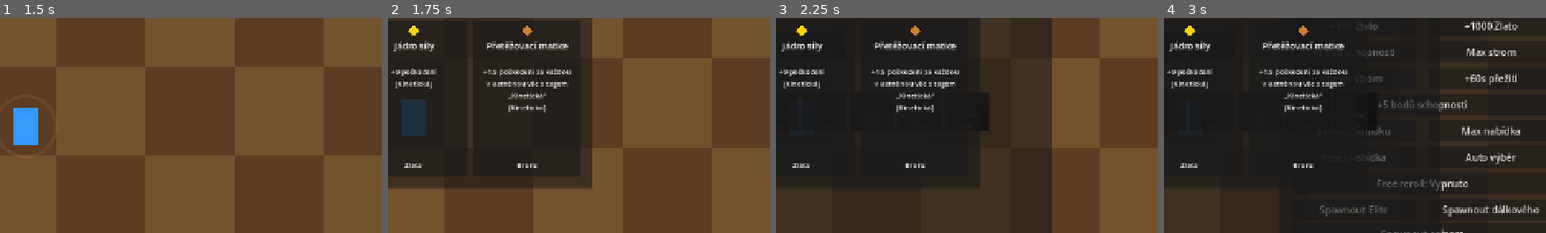
Above: before the commit, frames 1-4 (left to right).
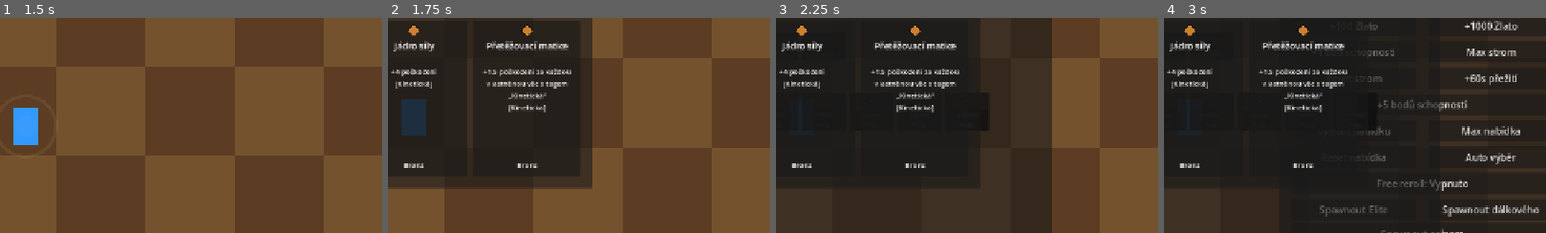
Above: after the commit, the same moments.

Repository: Wazzbi/auto-battler
Game: Godot game, scene res://scenes/ui/lobby.tscn
Same seed, same stepped clock (60 frames per second), same inputs: the game is played once before the commit and once after it. This scene is started directly instead of the project's main scene.
Inputs (mouse positions are % of the whole screen's width and height, from its top left):
- Up to frame 1 (1.5 s): click "Další běh" at 0.5 s; move the mouse to (72, 45) at 1.27 s; hold D (move_right) from 1.28 s (still down)
- Up to frame 2 (1.75 s): keep holding D (move_right)
- Up to frame 3 (2.25 s): release D (move_right) at 2 s; click (5, 8) at 2 s
- Up to frame 4 (3 s): click "Debug" at 2.75 s
The pictures show only the part of the screen within x 47-97%, y 34-84%; the shares and areas given below are measured in that part.

Frame 1 is identical in both runs. In frame 2, 0.2% of the frame differs, in the area x 2-10%, y 3-70%; in frame 3, 0.2%; in frame 4, 0.2%.

Commit message:
Obchod v lobby vždy dostupný, pryč nadbytečný odznáček na portrétu
Lobby už nečeká na GameManager.shop_available z proběhlého běhu -
_ensure_shop_offer() nabídku rovnou vygeneruje, pokud ještě žádná
neexistuje, takže záložka Obchod má vždy co nabídnout. Odstraněn i žlutý
odznáček s počtem bodů dovednosti na portrétu v HUD (Control/SkillPointBadge)
- hráč body dovednosti nemůže během běhu nijak utratit (jsou META, investují
se jen v lobby), takže odznáček jen matl bez jakékoliv navazující akce.

Co-Authored-By: Claude Sonnet 5 <noreply@anthropic.com>

Diff:
--- a/scenes/ui/hud.gd
+++ b/scenes/ui/hud.gd
@@ -42,15 +42,16 @@
 @onready var stat_armor: Label = $Control/CharacterPanel/InventoryTabContent/StatArmor
 @onready var stat_crit: Label = $Control/CharacterPanel/InventoryTabContent/StatCrit
 @onready var level_label: Label = $Control/LevelBadge/LevelLabel
-## Portrét je klikatelné tlačítko (viz "CharacterPanel" v CLAUDE.md) -
-## zbarví se žlutě, když čekají body schopnosti (_on_skill_points_changed()),
-## klik otevře CharacterPanel (Inventář/Dovednosti záložky). LevelBadge/
-## LevelLabel zůstávají samostatné sourozenecké uzly (ne děti Portrait),
-## překryté přes jeho roh - proto mají v hud.tscn mouse_filter = 2 (IGNORE),
-## ať klik na jejich malou plochu pořád propadne dolů na tlačítko Portrait.
+## Portrét je klikatelné tlačítko (viz "CharacterPanel" v CLAUDE.md) - klik
+## otevře CharacterPanel (Inventář). STALE (2026-09-28): dřív se žlutě
+## zbarvoval a nesl odznáček "+N" čekajících bodů dovednosti - odstraněno,
+## protože body dovednosti jsou od "Lobby a meta-progrese" META a hráč je
+## stejně nemůže během běhu utratit (portrét v běhu na ně nijak nereaguje),
+## takže odznáček jen matl. LevelBadge/LevelLabel zůstávají samostatné
+## sourozenecké uzly (ne děti Portrait), překryté přes jeho roh - proto mají
+## v hud.tscn mouse_filter = 2 (IGNORE), ať klik na jejich malou plochu pořád
+## propadne dolů na tlačítko Portrait.
 @onready var portrait_button: Button = $Control/Portrait
-@onready var skill_point_badge: ColorRect = $Control/SkillPointBadge
-@onready var skill_point_label: Label = $Control/SkillPointBadge/SkillPointLabel
 @onready var hp_bar: ProgressBar = $Control/HPBar
 @onready var hp_label: Label = $Control/HPBar/HPLabel
 @onready var hp_regen_label: Label = $Control/HPBar/RegenLabel
@@ -208,7 +209,6 @@
 	GameManager.scrap_changed.connect(_on_scrap_changed)
 	GameManager.xp_changed.connect(_on_xp_changed)
 	GameManager.level_changed.connect(_on_level_changed)
-	GameManager.skill_points_changed.connect(_on_skill_points_changed)
 	GameManager.ability_draft_ready.connect(_on_ability_draft_ready)
 	GameManager.ability_inventory_changed.connect(_on_ability_inventory_changed)
 	GameManager.shop_inventory_changed.connect(_on_shop_inventory_changed)
@@ -313,7 +313,7 @@
 
 ## Klik na portrét vždy otevře CharacterPanel (jen Inventář - staty + aktivní/
 ## sklad itemy). Dovednostní strom už tu není (přesunut do lobby, viz doc
-## komentář nad hud.gd) - žlutý odznáček zůstává čistě informativní.
+## komentář nad hud.gd).
 func _on_portrait_pressed() -> void:
 	_refresh_inventory_ui()
 	character_panel.show()
@@ -323,16 +323,6 @@
 func _on_character_panel_close_pressed() -> void:
 	character_panel.hide()
 	get_tree().paused = false
-
-
-## Reaguje na KAŽDOU změnu počtu čekajících META bodů dovednosti (meta
-## level-up i investování v lobby) - jen přebarví portrét a odznáček jako
-## passivní upozornění ("máš co investovat, až budeš v lobby"); klik na
-## portrét v běhu už žádnou investici neřeší (viz _on_portrait_pressed()).
-func _on_skill_points_changed(new_amount: int) -> void:
-	skill_point_badge.visible = new_amount > 0
-	skill_point_label.text = "+%d" % new_amount
-	portrait_button.modulate = Color(1.0, 0.85, 0.2) if new_amount > 0 else Color.WHITE
 
 
 ## Když hráč zapne Auto výběr zatímco AbilityDraftPanel zrovna čeká na jeho
@@ -495,7 +485,6 @@
 	gold_label.text = "Zlato: %d" % GameManager.currency
 	scrap_label.text = "Šrot: %d" % GameManager.scrap
 	_on_xp_changed(GameManager.player_xp, GameManager.xp_for_next_level())
-	_on_skill_points_changed(GameManager.pending_skill_points)
 	_refresh_abilities()
 	_refresh_inventory_ui()
 	_refresh_stat_labels()
--- a/scenes/ui/hud.tscn
+++ b/scenes/ui/hud.tscn
@@ -48,28 +48,6 @@
 anchor_bottom = 1.0
 mouse_filter = 2
 text = "1"
-horizontal_alignment = 1
-vertical_alignment = 1
-
-[node name="SkillPointBadge" type="ColorRect" parent="Control"]
-visible = false
-layout_mode = 0
-mouse_filter = 2
-offset_left = 70.0
-offset_top = 12.0
-offset_right = 104.0
-offset_bottom = 46.0
-color = Color(0.85, 0.65, 0.15, 1)
-
-[node name="SkillPointLabel" type="Label" parent="Control/SkillPointBadge"]
-layout_mode = 1
-anchors_preset = 15
-anchor_right = 1.0
-anchor_bottom = 1.0
-mouse_filter = 2
-theme_override_colors/font_color = Color(0.1, 0.08, 0.02, 1)
-theme_override_font_sizes/font_size = 13
-text = "+1"
 horizontal_alignment = 1
 vertical_alignment = 1
 
--- a/scenes/ui/lobby.gd
+++ b/scenes/ui/lobby.gd
@@ -2,14 +2,18 @@
 ## Klidná obrazovka MEZI běhy (viz "Lobby a meta-progrese" v CLAUDE.md,
 ## 2026-09-27) - TRVALý dovednostní strom (přesunuto beze změny logiky z
 ## dřívějšího hud.gd/CharacterPanel - jen se přesunula obrazovka, ne
-## GameManager.SKILL_TREE_BRANCHES/invest_skill_point() pod tím), obchod
+## GameManager.SKILL_TREE_BRANCHES/invest_skill_point() pod tím) a obchod
 ## (druhý tab, reuse GameManager.shop_offer/buy_shop_item()/reroll_shop() -
-## stejná run-scoped nabídka, kterou v běhu otvírá periodický časovač, tady
-## jen navíc přístupná manuálně než se run-scoped stav při "Další běh" smaže)
-## a tlačítko na spuštění dalšího běhu. GameManager je autoload a scénu
-## přežije beze změny - meta_level/meta_xp/skill_ranks i run-scoped
-## currency/shop_offer JSOU tu dostupné okamžitě po přechodu z hud.gd's
-## _go_to_lobby().
+## stejná run-scoped data, jaká v běhu otvírá periodický časovač) a tlačítko
+## na spuštění dalšího běhu. GameManager je autoload a scénu přežije beze
+## změny - meta_level/meta_xp/skill_ranks i run-scoped currency/shop_offer
+## JSOU tu dostupné okamžitě po přechodu z hud.gd's _go_to_lobby().
+##
+## **Obchod je v lobby VŽDY dostupný** (2026-09-28, explicit user request) -
+## na rozdíl od v běhu (kde čeká na SHOP_OPEN_INTERVAL_SECONDS), `_ready()`
+## zavolá `_ensure_shop_offer()`, které nabídku rovnou vygeneruje, pokud
+## aktuální běh ještě žádnou neotevřel (typicky když hráč zemře brzy). Pokud
+## nabídka z proběhlého běhu už existuje, necháme ji beze změny.
 ##
 ## STALE (2026-09-27, později téhož dne): dřív tu byl navrch souhrn právě
 ## skončeného běhu (`last_run_summary` - "Zemřel jsi."/"Smyčka dokončena!" +
@@ -44,7 +48,6 @@
 	$ShopTabContent/ShopCard3,
 ]
 @onready var shop_reroll_button: Button = $ShopTabContent/RerollButton
-@onready var shop_empty_label: Label = $ShopTabContent/ShopEmptyLabel
 
 @onready var next_run_button: Button = $NextRunButton
 
@@ -68,10 +71,23 @@
 	_setup_shop_cards()
 	shop_reroll_button.pressed.connect(_on_shop_reroll_pressed)
 
+	_ensure_shop_offer()
 	_build_skill_tree_ui()
 	_refresh_meta_ui()
 	_on_currency_changed(GameManager.currency)
 	_set_active_tab(true)
+
+
+## Obchod je v lobby VŽDY dostupný (explicit user request 2026-09-28) -
+## na rozdíl od v běhu, kde se odemyká až periodickým časovačem
+## (SHOP_OPEN_INTERVAL_SECONDS). Pokud aktuální běh obchod ještě neotevřel
+## (nebo právě začínáme v lobby s čerstvým GameManagerem), rovnou mu
+## vygenerujeme nabídku stejným mechanismem, jaký by jinak spustil časovač -
+## existující nabídku z proběhlého běhu naopak necháme beze změny.
+func _ensure_shop_offer() -> void:
+	if not GameManager.shop_available or GameManager.shop_offer.is_empty():
+		GameManager.shop_available = true
+		GameManager._generate_shop_offer()
 
 
 func _on_meta_level_changed(_new_level: int) -> void:
@@ -250,19 +266,14 @@
 	GameManager.reroll_shop()
 
 
-## Obchod je pořád run-scoped (GameManager.shop_available/shop_offer se
-## resetují v reset_game()) - dokud se v aktuálním běhu ještě neotevřel
-## periodický časovač, není co nabízet. ShopEmptyLabel to řekne přímo místo
-## tichého prázdného tabu.
+## Obchod je v lobby vždy dostupný (viz _ensure_shop_offer()), takže tahle
+## funkce se na rozdíl od dřívější verze nemusí ptát, jestli vůbec něco
+## nabídnout - GameManager.shop_offer má vždy SHOP_OFFER_SIZE položek.
 func _refresh_shop_tab() -> void:
-	var has_offer: bool = GameManager.shop_available and not GameManager.shop_offer.is_empty()
-	shop_empty_label.visible = not has_offer
-	shop_reroll_button.visible = has_offer
-
 	for i in shop_cards.size():
 		var card: Panel = shop_cards[i]
 
-		if not has_offer or i >= GameManager.shop_offer.size():
+		if i >= GameManager.shop_offer.size():
 			card.hide()
 			continue
 		card.show()
@@ -281,9 +292,8 @@
 		action_button.text = "Koupit"
 		action_button.disabled = not GameManager.can_buy_shop_item(i)
 
-	if has_offer:
-		shop_reroll_button.text = "Přehodit (%d)" % GameManager.get_shop_reroll_cost()
-		shop_reroll_button.disabled = not GameManager.can_reroll_shop()
+	shop_reroll_button.text = "Přehodit (%d)" % GameManager.get_shop_reroll_cost()
+	shop_reroll_button.disabled = not GameManager.can_reroll_shop()
 
 
 ## Spustí main.tscn znovu - main.gd's _enter_tree() zavolá GameManager.
--- a/scenes/ui/lobby.tscn
+++ b/scenes/ui/lobby.tscn
@@ -355,16 +355,6 @@
 theme_override_font_sizes/font_size = 14
 text = "Přehodit (20)"
 
-[node name="ShopEmptyLabel" type="Label" parent="ShopTabContent"]
-layout_mode = 0
-offset_left = 0.0
-offset_top = 120.0
-offset_right = 1200.0
-offset_bottom = 160.0
-theme_override_font_sizes/font_size = 14
-text = "Obchod ještě nebyl otevřen v tomto běhu."
-horizontal_alignment = 1
-
 [node name="NextRunButton" type="Button" parent="."]
 layout_mode = 0
 offset_left = 540.0
Not shown, changed: CLAUDE.md
